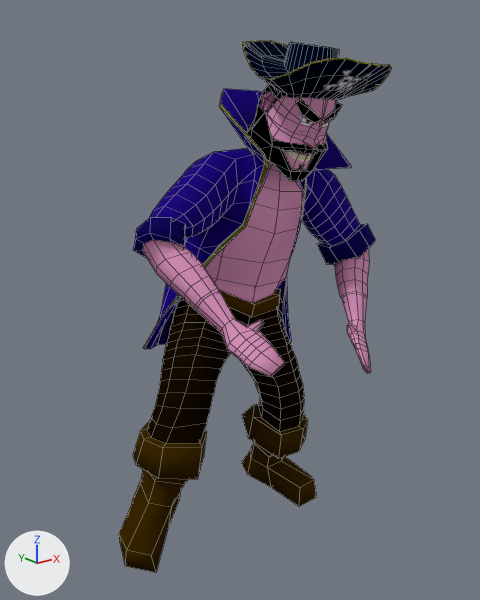
A saved change to the OBJ model assets/Animacion/Pirata/Celebracion/PirataCelebracion_000139.obj.
One viewpoint serves both versions: a 50 mm camera at (-5.86, -7.2, 6.34) aimed at (-0.2, -0.13, 3.51). Arrows for +X, +Y and +Z are at lower left; the lights stay in place. Mesh edges are drawn as thin lines. Where no turn or scale is listed for an object, it has been applied to the vertices.

The first picture shows 'Pirata_PirataH'.
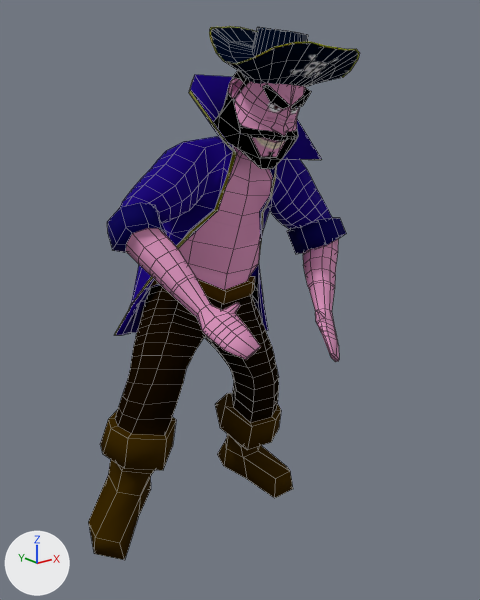
Where the change shows, as pixel boxes [x1, y1, x2, y2] in the pictures (480 x 600 px; the box of a moved part takes in the faces that stretch with it):
'Pirata_PirataH', reshaped: before [119, 40, 392, 573]; after [88, 26, 360, 560]
part 1 of me_pirata_piratah, moved or reshaped: before [243, 40, 392, 101]; after [210, 26, 360, 88]
part 2 of me_pirata_piratah, moved or reshaped: before [119, 84, 375, 573]; after [88, 70, 346, 560]

The change, as a list of edits to the scene's bpy script:
```text
Change me_pirata_piratah:
    used by ob_pirata_piratah; location = (0.0, 0.0, 0.0)
    remove me_pirata_piratah.from_pydata(...)  # 1340 vertices, 1341 faces; spans x -2.33..2.14, y -1.89..1.13, z 0.05..6.98
    add me_pirata_piratah.from_pydata(...)  # 1340 vertices, 1341 faces; spans x -2.5..2.0, y -1.47..1.66, z 0.0..7.18
    me_pirata_piratah part 1: the loose piece of 216 vertices spanning x -0.57..1.27, y -1.89..0.0, z 6.07..6.98 is scaled about its middle by 1.04, then moved by (-0.12, 0.47, 0.18)
    me_pirata_piratah part 2: 1124 of 1340 vertices moved; they spanned x -2.33..2.14, y -1.88..1.13, z 0.05..6.71 and now span x -2.5..2.0, y -1.47..1.66, z 0.0..6.9; mean shift (-0.12, 0.49, 0.1); largest move (0.59, -0.46, 4.49) -> (0.4, 0.17, 4.67)
```
